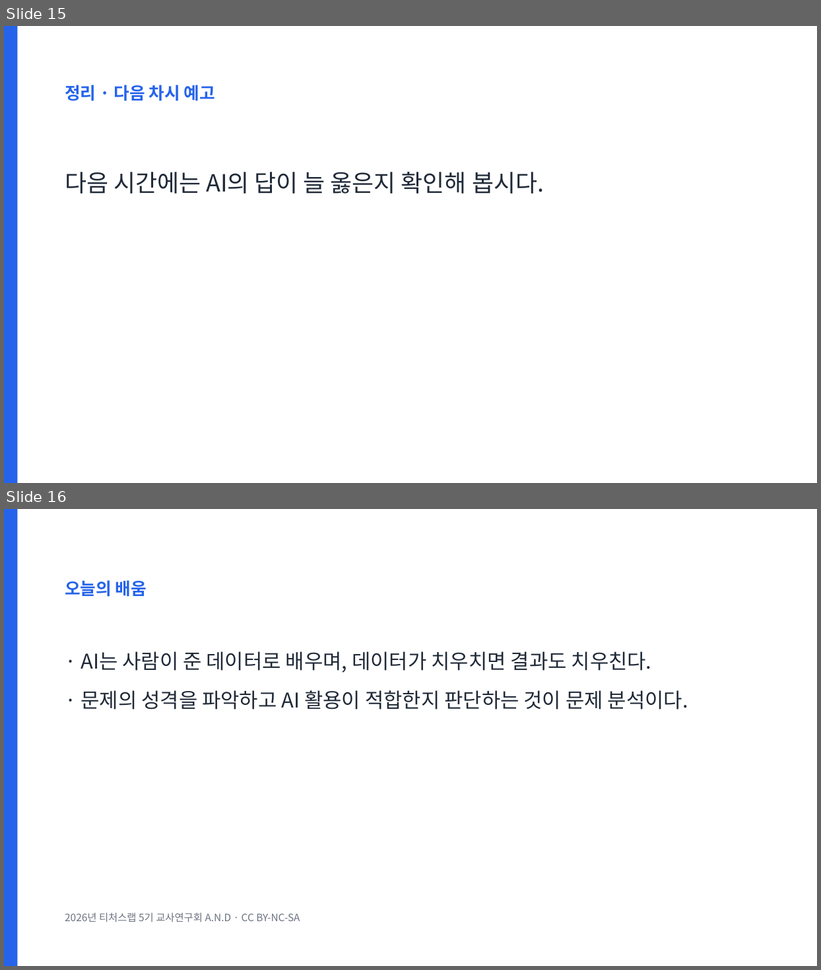
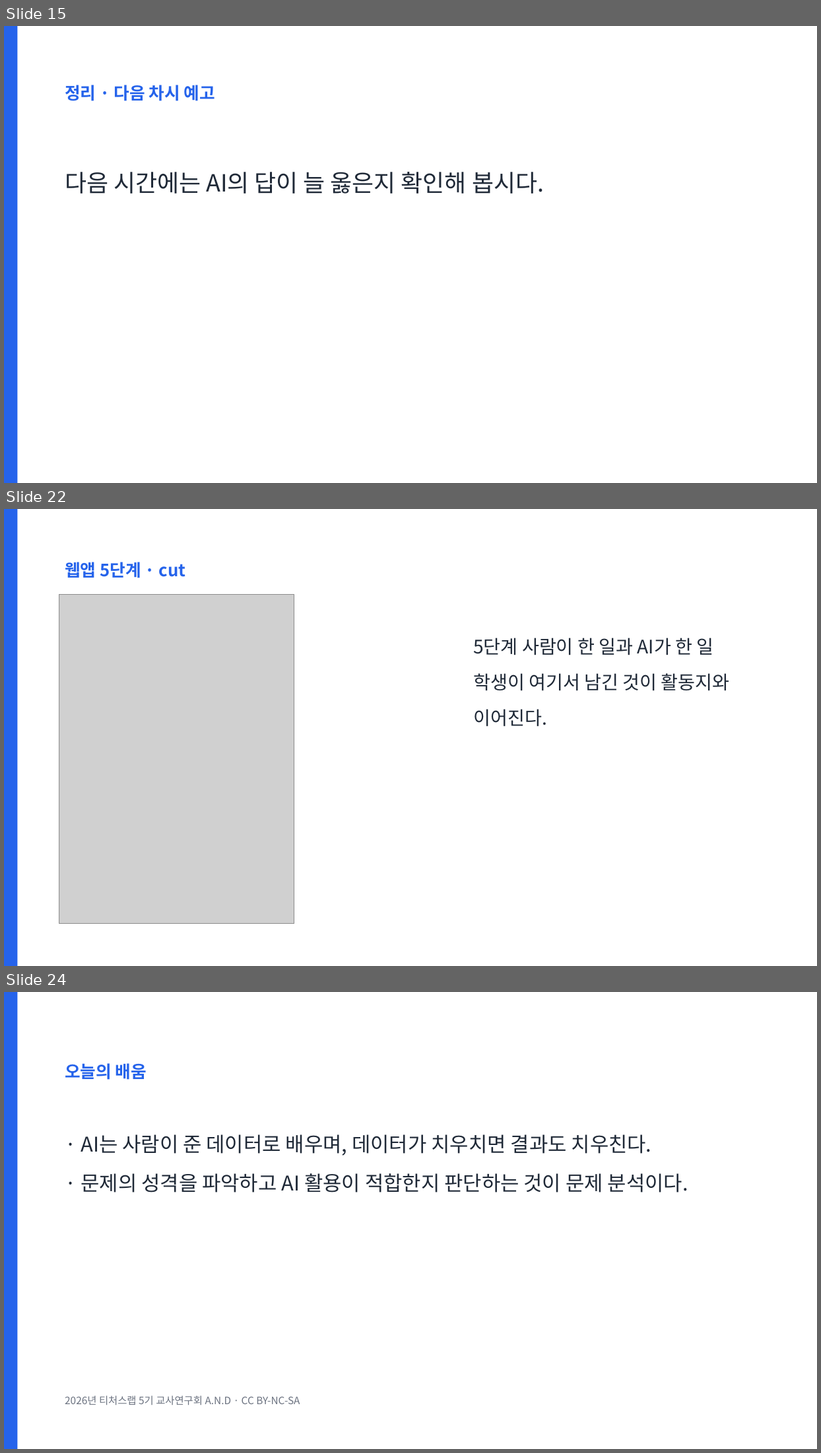
Before and after one commit to legoschool/wise-ai, a slide deck: files/WISE_L01_수업.pptx. Shown one above the other, each under a label of ours: slides 15 and 16 before the commit, slides 15, 22 and 24 after it; the slides between them are not shown. The pictures are 821x970 and 821x1453 pixels, drawn with LibreOffice and Linux fonts; fonts in the diff are those of the drawing; grey boxes stand for pictures. Boxes give left, top, right and bottom in pixels: in the first picture for what was removed or moved away, otherwise in the second. Text is boxed around its words. In the diff, an @@ line names an element or a change of style, - is before the commit and + after.

```diff
--- a/files/WISE_L01_수업.pptx
+++ b/files/WISE_L01_수업.pptx
@@ slide 22 added at [4,509,817,966], background #FFFFFF @@
@@ rectangle added at [4,509,17,966], fill #2563EB @@
@@ text added at [65,562,186,578], 20 pt, text #2563EB, bold @@
+웹앱 5단계 · cut
@@ picture added at [59,594,294,923] @@
@@ text added at [473,638,730,727], 22 pt, text #1F2937 @@
+5단계 사람이 한 일과 AI가 한 일
+학생이 여기서 남긴 것이 활동지와 이어진다.
@@ what was slide 16 is now slide 24 @@
```
Also in this commit, not shown: 7 other slides added, 35 other files.
